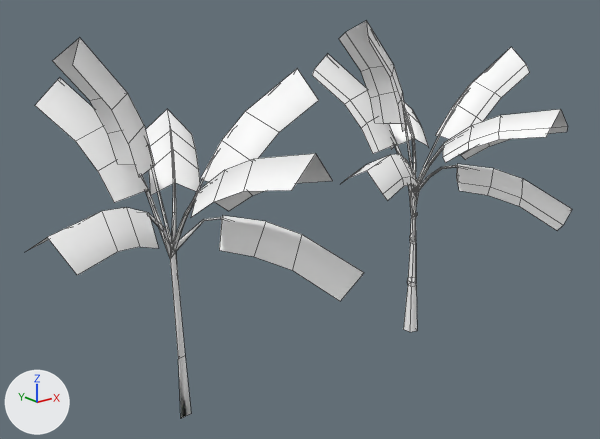
The FBX model VRPO/Assets/Resources/3D Joseph/LOD Models/Banana Tree LOD-L.fbx, before and after one commit.
Rendered twice from a 50 mm lens placed at (-15.53, -4.34, 9.73), pointed at (-4.05, 10.02, 3.99). Lighting does not change. The marker at lower left points along +X, +Y and +Z. Mesh edges are drawn as thin lines. Where no turn or scale is listed for an object, it has been applied to the vertices.

The first picture shows 'Banana_Tree', 'Banana_Tree1'.
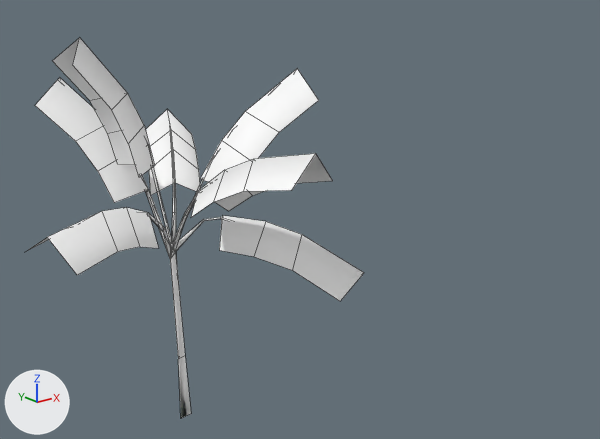
Changed parts and their boxes [x1, y1, x2, y2] in the pictures (600 x 439 px):
'Banana_Tree', deleted
    before: [312, 21, 572, 332]

Diff of the bpy script that builds the scene:
```diff
--- a/VRPO/Assets/Resources/3D Joseph/LOD Models/Banana Tree LOD-L.fbx.py
+++ b/VRPO/Assets/Resources/3D Joseph/LOD Models/Banana Tree LOD-L.fbx.py
@@ ob_banana_tree @@
-ob_banana_tree = bpy.data.objects.new('Banana_Tree', me_mesh)
-ob_banana_tree.location = (0.04, 9.99, 0.0)
```
